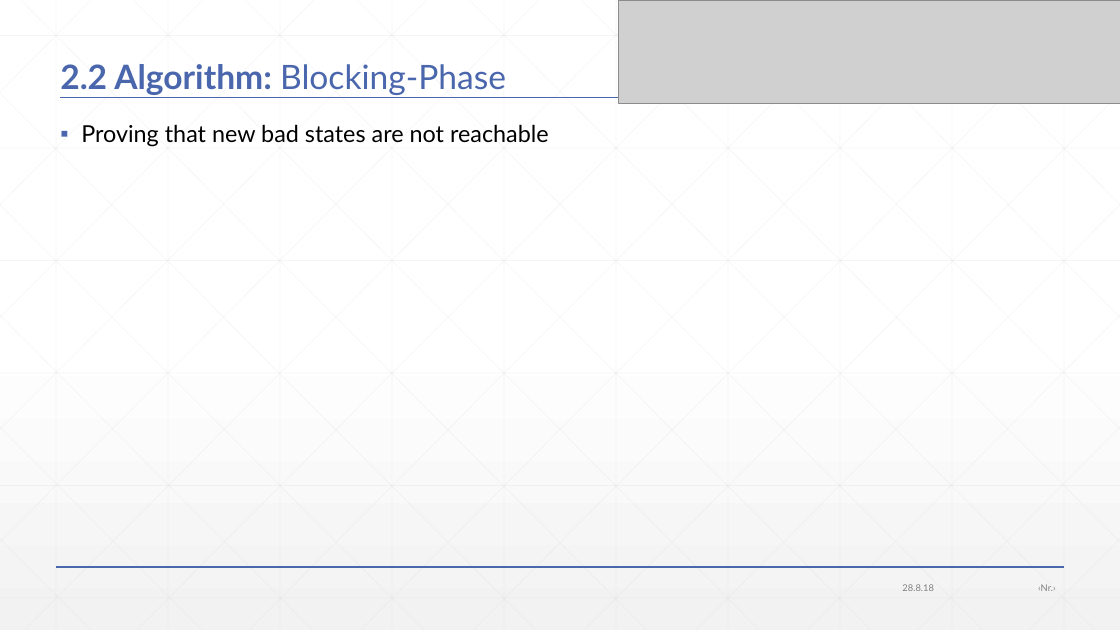
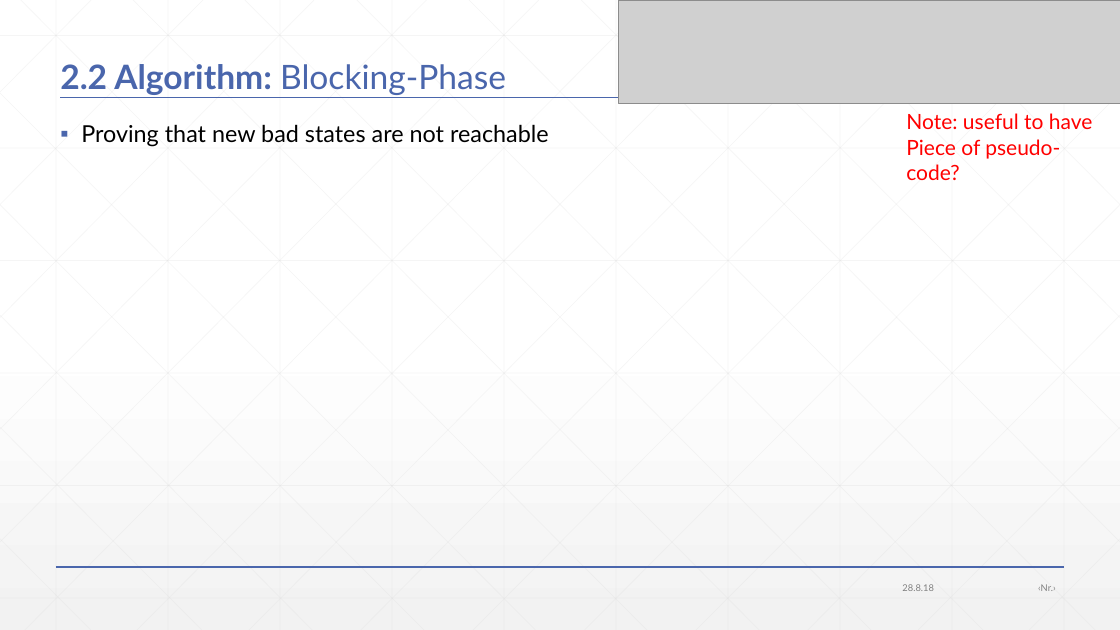
Before and after one commit to JonasWerner/BachelorThesis, a slide deck: slide 17 of Presentation/pdr_presentation.pptx. Drawn at 1120x630 pixels with LibreOffice and Linux fonts; fonts in the diff are those of the drawing; grey boxes stand for pictures. Boxes give left, top, right and bottom in pixels: in the first picture for what was removed or moved away, otherwise in the second. Text is boxed around its words. In the diff, an @@ line names an element or a change of style, - is before the commit and + after.

```diff
--- a/Presentation/pdr_presentation.pptx
+++ b/Presentation/pdr_presentation.pptx
@@ text added at box(906, 113, 1093, 180), 18 pt, text #FF0000 @@
+Note: useful to have
+Piece of pseudo-code?
```
Also in this commit, not shown: 8 other slides changed, 9 slides added, 1 other file.
